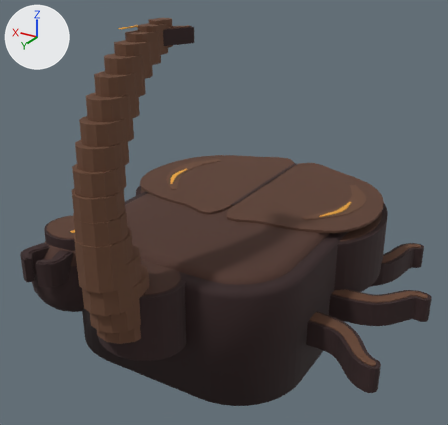
Two versions of the FBX model assets/skins/roblox/corpo/individual/body_besouro.fbx, one commit apart.
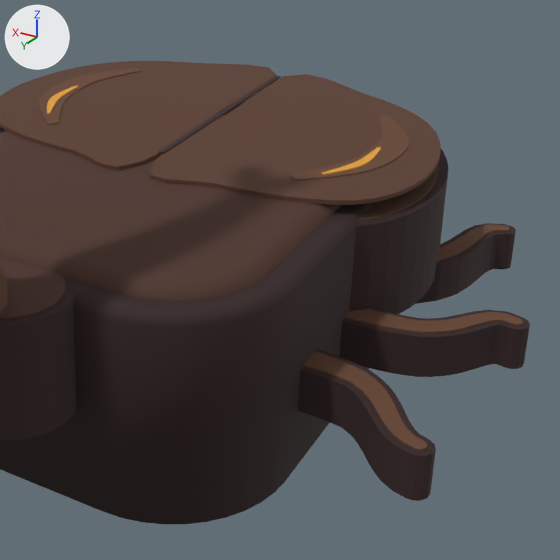
Old and new are each drawn whole from a 50 mm camera at (-5.0, 8.15, 5.17) aimed at (-0.15, 0.08, 1.13) and again close up on the part from 32% to 100% of the width and 29% to 100% of the height. The lights are fixed; the arrows at upper left show +X, +Y and +Z. The first two pictures are the older version. Where no turn or scale is listed for an object, it has been applied to the vertices.

Objects in the first close-up: 'body_besouro_corpo'.
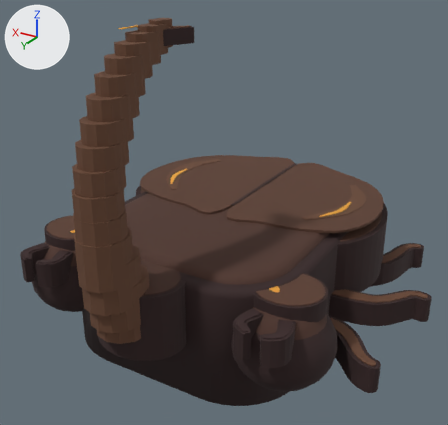
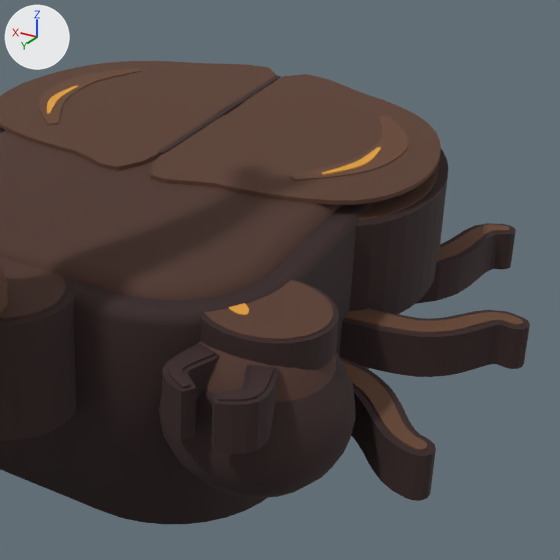
Location of each change, [x1, y1, x2, y2] in pixels of the close-ups (560 x 560 px):
'body_besouro_mao_esq', added
    after: [159, 280, 355, 498]

The change, as a list of edits to the scene's bpy script:
```text
Add me_body_besouro_mao_esq_002:
    me_body_besouro_mao_esq_002.from_pydata(...)  # 768 vertices, 1500 faces; spans x -0.75..0.75, y -0.75..0.94, z -0.77..0.69
    me_body_besouro_mao_esq_002.materials.append(mat_corpo_palette)  # picture img_corpo_palette_png
Add ob_body_besouro_mao_esq:
    ob_body_besouro_mao_esq = bpy.data.objects.new('body_besouro_mao_esq', me_body_besouro_mao_esq_002)
    ob_body_besouro_mao_esq.location = (-1.95, 1.45, 0.2)
```
